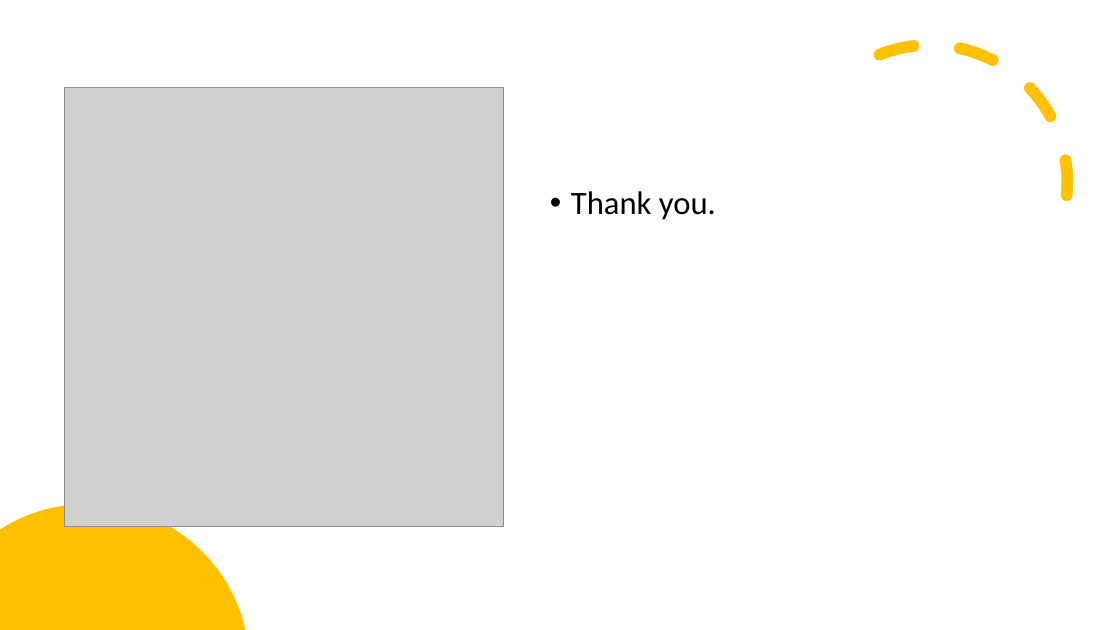
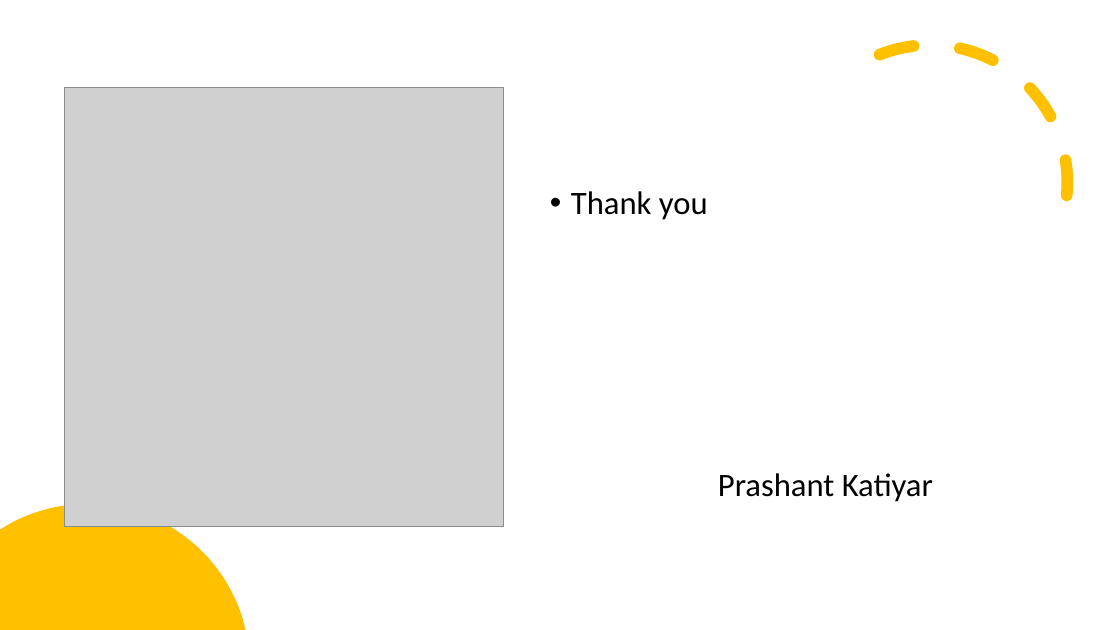
Before and after one commit to javatechcrackers/core-loan, a slide deck: slide 18 of Loan_app_setup_guide.pptx. Drawn at 1120x630 pixels with LibreOffice and Linux fonts; fonts in the diff are those of the drawing; grey boxes stand for pictures. Boxes give left, top, right and bottom in pixels: in the first picture for what was removed or moved away, otherwise in the second. Text is boxed around its words. In the diff, an @@ line names an element or a change of style, - is before the commit and + after.

Commit message:
Adding auther

```diff
--- a/Loan_app_setup_guide.pptx
+++ b/Loan_app_setup_guide.pptx
@@ text at (571,191,933,502): text changed @@
-• Thank you.
+• Thank you
+Prashant Katiyar
```
